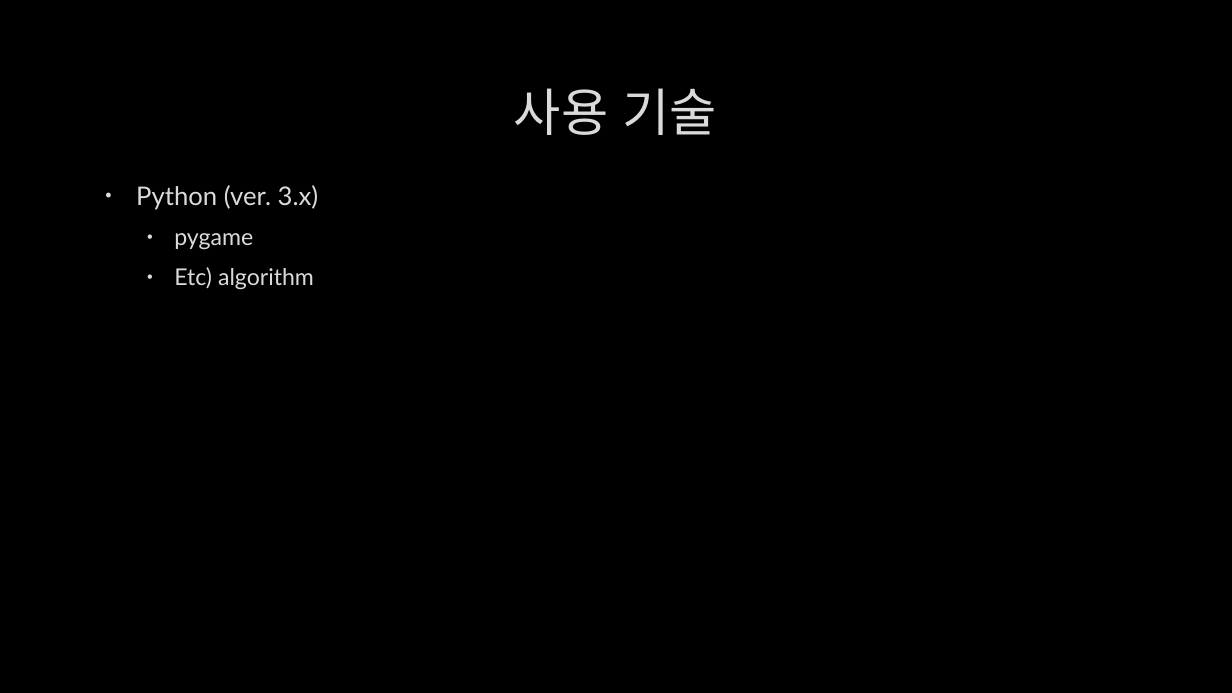
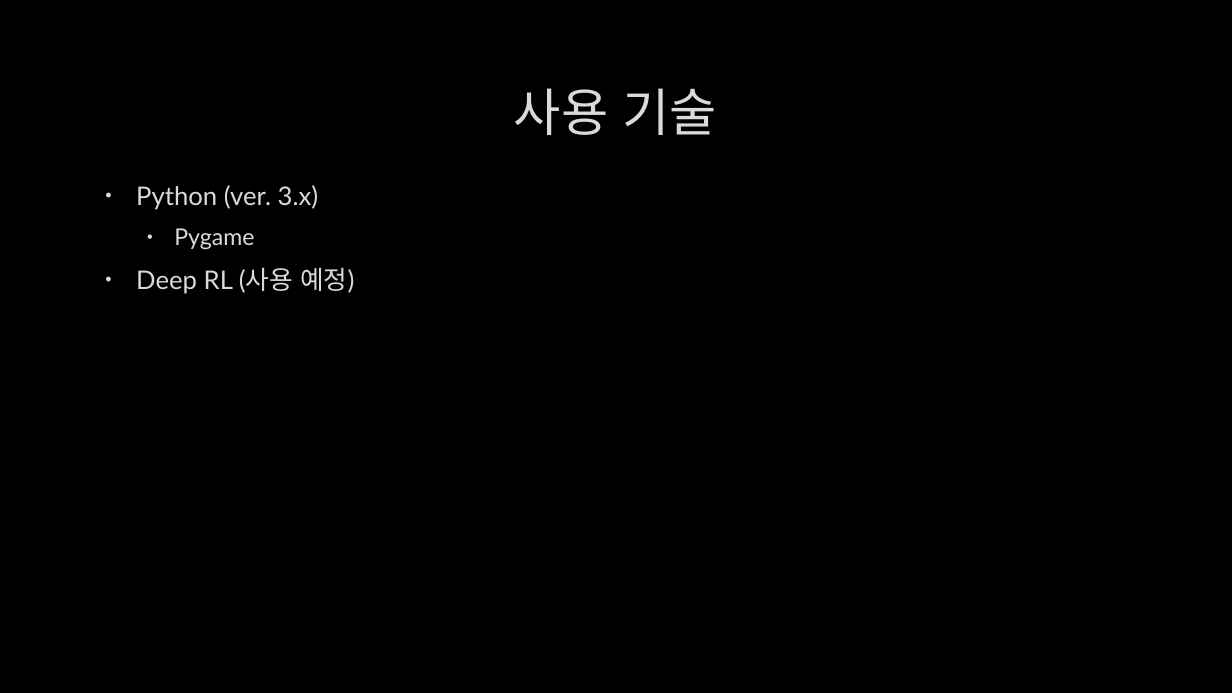
Before and after one commit to lctumaca1/wordle_ai, a slide deck: slide 7 of WORDLE WITH AI.pptx. Drawn at 1232x693 pixels with LibreOffice and Linux fonts; fonts in the diff are those of the drawing; background and template pictures are left out. Boxes give left, top, right and bottom in pixels: in the first picture for what was removed or moved away, otherwise in the second. Text is boxed around its words. In the diff, an @@ line names an element or a change of style, - is before the commit and + after.

Commit message:
ppt 수정

```diff
--- a/WORDLE WITH AI.pptx
+++ b/WORDLE WITH AI.pptx
@@ text at [136,228,354,294]: text changed; size 18 to 20 pt @@
-  • pygame
-  • Etc) algorithm
+  • Pygame
+• Deep RL (사용 예정)
```
